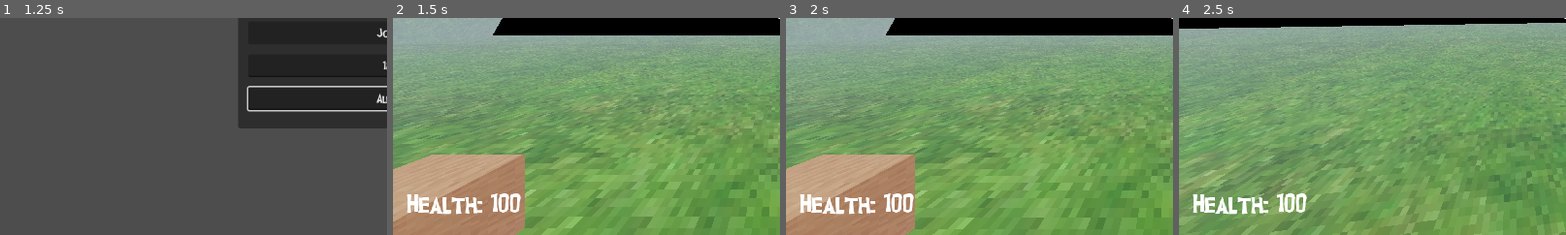
Above: before the commit, frames 1-4 (left to right).
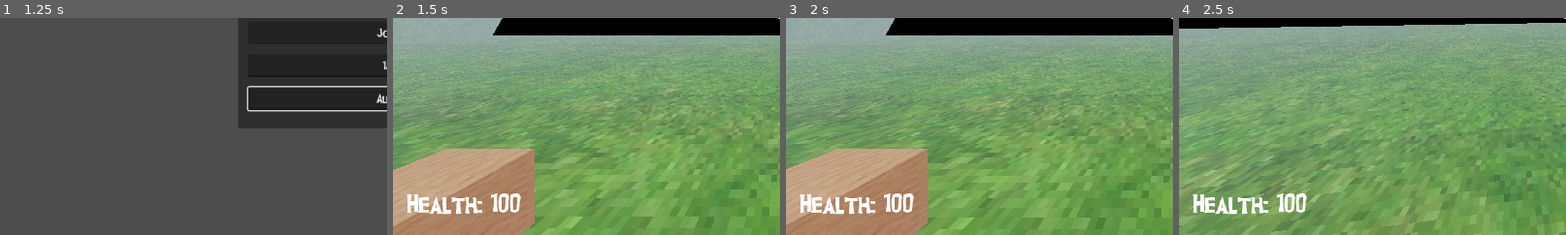
Above: after the commit, the same moments.

Repository: erioxis/dozetgame
Game: Godot game, scene res://Scenes/world.tscn
Same seed, same stepped clock (60 frames per second), same inputs: the game is played once before the commit and once after it.
Inputs (mouse positions are % of the whole screen's width and height, from its top left):
- Up to frame 1 (1.25 s): click (50, 61) at 0.52 s; type "12" at 0.6 s; click (50, 69) at 0.75 s; type "Alex" at 0.83 s
- Up to frame 2 (1.5 s): click "Host" at 1.25 s
- Up to frame 3 (2 s): no input
- Up to frame 4 (2.5 s): tap Enter at 2 s; move the mouse to (55, 50) at 2.02 s; hold W (up) from 2.03 s (still down); tap E (interact) at 2.1 s; tap Space (jump) at 2.27 s
The pictures show only the part of the screen within x 0-50%, y 50-100%; the shares and areas given below are measured in that part.

Frame 1 is identical in both runs. In frame 2, 1.9% of the frame differs, in the area x 0-37%, y 60-100%; in frame 3, 2.1%; in frame 4, nothing differs.

Commit message:
bl

Diff:
--- a/Scenes/world.tscn
+++ b/Scenes/world.tscn
@@ -103,7 +103,7 @@
 [node name="Level" parent="." instance=ExtResource("4_epgrf")]
 
 [node name="amyth" parent="." instance=ExtResource("5_upi6y")]
-transform = Transform3D(1.04575, 0, 0, 0, 1.04575, 0, 0, 0, 1.04575, 0.0532303, 5.63607, 1.75493)
+transform = Transform3D(1.04575, 0, 0, 0, 1.04575, 0, 0, 0, 1.04575, 0.0532303, 6.15399, 1.75493)
 mass = 1000.0
 inertia = Vector3(1000, 0, 0)
 
--- a/Scenes/zc_fear_house.tscn
+++ b/Scenes/zc_fear_house.tscn
@@ -42,7 +42,7 @@
 transform = Transform3D(1, 0, 0, 0, 1, 0, 0, 0, 1, 0, 2.05051, 0)
 
 [node name="Death" parent="." instance=ExtResource("5_qniop")]
-transform = Transform3D(3.18772, 0, 0, 0, 1, 0, 0, 0, 3.11279, 0, -0.706749, 0)
+transform = Transform3D(8.63331, 0, 0, 0, 1, 0, 0, 0, 8.02808, 0, -0.706749, 0)
 
 [node name="Sigil" parent="." groups=["sigil"] instance=ExtResource("6_to7d0")]
 transform = Transform3D(1, 0, 0, 0, 1, 0, 0, 0, 1, 2.65917, 0.5, -2.54509)
@@ -54,7 +54,7 @@
 transform = Transform3D(1, 0, 0, 0, 1, 0, 0, 0, 1, 28.7382, 4.89272, -2.53189)
 
 [node name="box4" parent="." instance=ExtResource("7_4tei5")]
-transform = Transform3D(1, 0, 0, 0, 1, 0, 0, 0, 1, -2.34534, 9.28797, -1.77282)
+transform = Transform3D(1, 0, 0, 0, 1, 0, 0, 0, 1, -2.31522, 9.28797, -1.83168)
 
 [node name="box3" parent="." instance=ExtResource("7_4tei5")]
 transform = Transform3D(1, 0, 0, 0, 1, 0, 0, 0, 1, 2.13326, 8.18188, -1.05276)
@@ -99,4 +99,21 @@
 transform = Transform3D(3.18772, 0, 0, 0, 0.0186914, 3.11225, 0, -0.999825, 0.0581824, 0, 50.686, -31.4832)
 
 [node name="Death4" parent="." instance=ExtResource("5_qniop")]
-transform = Transform3D(3.18772, 0, 0, 0, 0.0186914, 3.11225, 0, -0.999825, 0.0581824, 0, 50.686, 27.6172)
+transform = Transform3D(3.18772, 0, 0, 0, 0.0186914, 3.11225, 0, -0.999825, 0.0581824, 0, 50.686, 82.1054)
+
+[node name="floor4" type="StaticBody3D" parent="."]
+transform = Transform3D(1, 0, 0, 0, 1, 0, 0, 0, 1, 0, 0, 57.0198)
+
+[node name="CollisionShape3D" type="CollisionShape3D" parent="floor4"]
+transform = Transform3D(1, 0, 0, 0, 1, 0, 0, 0, 1, 0.00952387, -0.0220327, 0.0167322)
+shape = SubResource("BoxShape3D_n5sbf")
+
+[node name="Flat" type="MeshInstance3D" parent="floor4"]
+material_override = SubResource("ShaderMaterial_x1yfp")
+mesh = ExtResource("4_32rhn")
+skeleton = NodePath("../..")
+
+[node name="box6" parent="." instance=ExtResource("7_4tei5")]
+transform = Transform3D(25.4039, 0, 0, 0, 23.5977, 0, 0, 0, 17.0174, 5.862, 10.3405, 45.3151)
+mass = 240.41
+gravity_scale = 0.1
